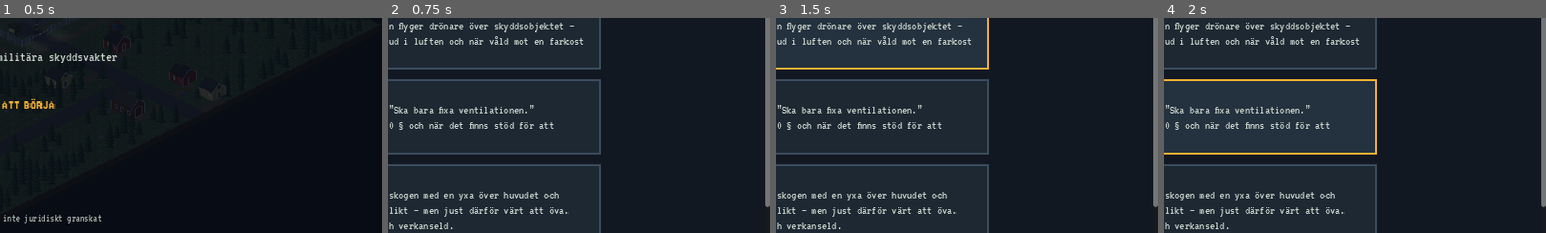
Above: before the commit, frames 1-4 (left to right).
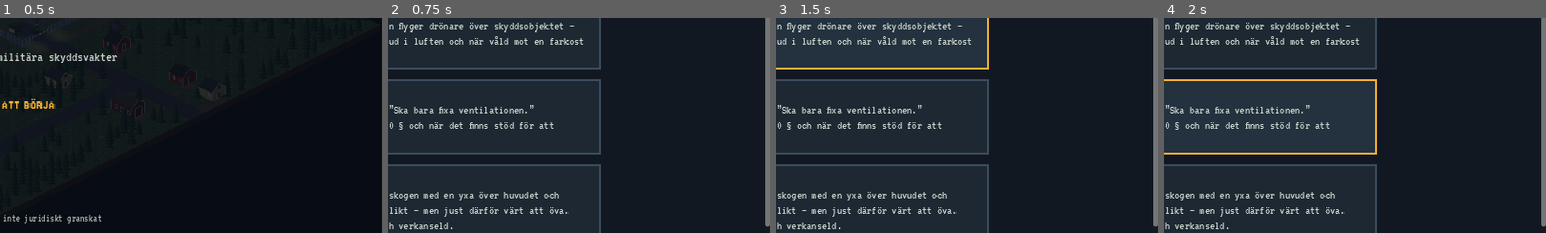
Above: after the commit, the same moments.

Repository: sulaco-hue/skyddsvakt
Game: Godot game, scene res://scenes/main.tscn
Two runs of this game, one before a commit and one after it. Both use one fixed random seed, a clock stepped at 60 frames per second and the inputs below.
Inputs (mouse positions are % of the whole screen's width and height, from its top left):
- Up to frame 1 (0.5 s): no input
- Up to frame 2 (0.75 s): tap Enter at 0.5 s; drag from (50, 50) to (60, 28) at 0.52 s
- Up to frame 3 (1.5 s): tap Space at 1.25 s; drag from (30, 55) to (45, 70) at 1.27 s
- Up to frame 4 (2 s): no input
The pictures show only the part of the screen within x 50-100%, y 50-100%; the shares and areas given below are measured in that part.

Frame 1 is identical in both runs. In frame 2, 0.1% of the frame differs, in the area x 98-100%, y 87-97%; in frame 3, 0.1%; in frame 4, 0.1%.

Commit message:
Scenarioval och briefing: ta bort hjälptexter
Co-Authored-By: Claude Opus 5.5 <noreply@anthropic.com>
Claude-Session: https://claude.ai/code/session_01PWrrRnAUGCDbWAToA7Kxse

Diff:
--- a/scripts/ui/briefing.gd
+++ b/scripts/ui/briefing.gd
@@ -43,7 +43,6 @@
 	bered.add_child(bv)
 	bv.add_child(UiKit.rubrik("BEREDSKAPSNIVÅ", 13, UiKit.DAMPAD))
 	bv.add_child(UiKit.titel(str(scenario.get("beredskap", "")), 22, UiKit.BARNSTEN))
-	bv.add_child(UiKit.etikett("Påverkar vad som är troligt – inte vad lagen tillåter.", 20, UiKit.LJUS, true))
 	vanster.add_child(bered)
 
 	vanster.add_child(UiKit.rubrik("SENASTE DYGNET", 13, UiKit.DAMPAD))
--- a/scripts/ui/scenarioval.gd
+++ b/scripts/ui/scenarioval.gd
@@ -58,8 +58,6 @@
 		ruta.gui_input.connect(_pa_klick.bind(str(sc.get("sokvag", "")), ruta))
 		kol.add_child(ruta)
 
-	kol.add_child(UiKit.etikett("Välj med musen eller med siffertangenterna. Lagstödet är inte juridiskt granskat.", 18,
-		UiKit.DAMPAD, true))
 	set_meta("scenarier", scenarier)
 
 
